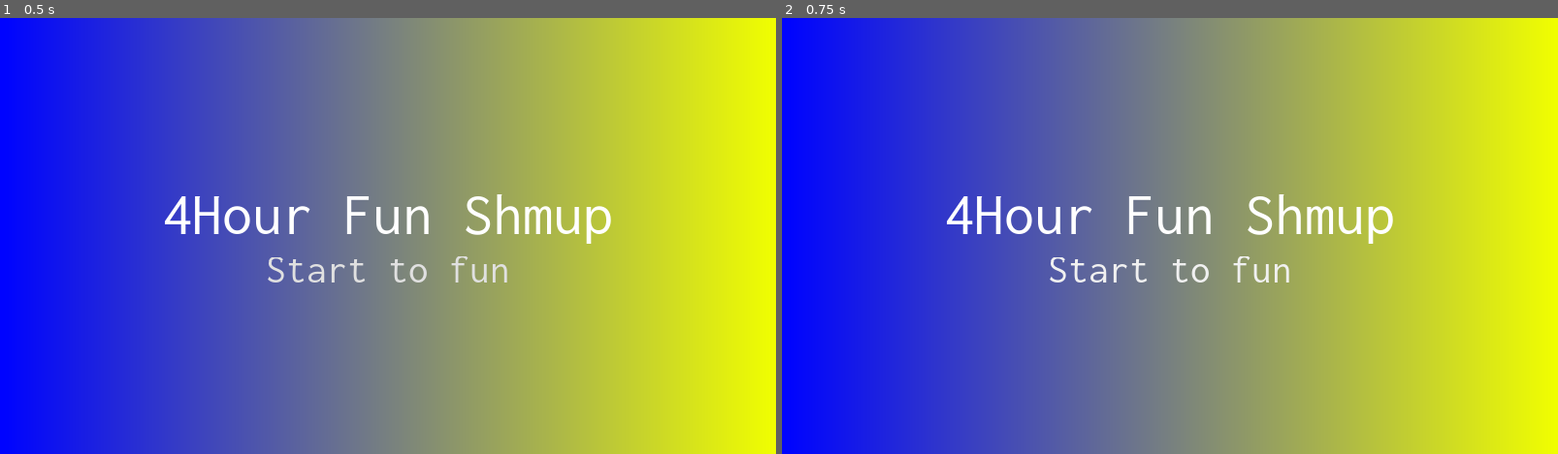
Above: before the commit, frames 1-2 (left to right).
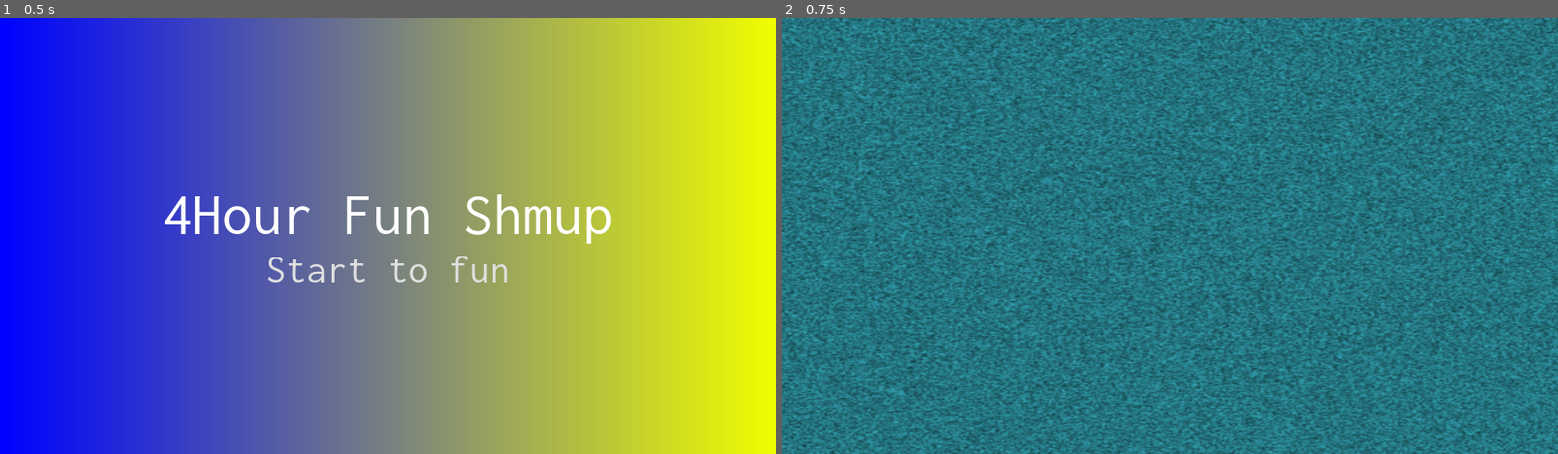
Above: after the commit, the same moments.

Repository: DoubleSept/4HShmup
Game: Godot game, scene res://menus/MainMenu.tscn
Same seed, same stepped clock (60 frames per second), same inputs: the game is played once before the commit and once after it.
Inputs:
- Up to frame 1 (0.5 s): no input
- Up to frame 2 (0.75 s): click "Start to fun" at 0.5 s

Frame 1 is identical in both runs. In frame 2, 100% of the frame differs, in the area x 0-100%, y 0-100%.

Commit message:
Menu start the game

Diff:
--- /dev/null
+++ b/menus/MainMenu.gd
@@ -0,0 +1,8 @@
+extends MarginContainer
+
+func _ready():
+	pass # Replace with function body.
+
+
+func _on_Button_pressed():
+	get_tree().change_scene("res://scene/Game.tscn")
--- a/menus/MainMenu.tscn
+++ b/menus/MainMenu.tscn
@@ -1,7 +1,8 @@
-[gd_scene load_steps=11 format=2]
+[gd_scene load_steps=12 format=2]
 
 [ext_resource path="res://assets/fonts/Inconsolata.ttf" type="DynamicFontData" id=1]
 [ext_resource path="res://assets/fonts/MainFont.tres" type="DynamicFont" id=2]
+[ext_resource path="res://menus/MainMenu.gd" type="Script" id=3]
 
 [sub_resource type="Gradient" id=1]
 offsets = PoolRealArray( 0.00645161, 1 )
@@ -29,13 +30,14 @@
 anchor_bottom = 1.0
 size_flags_horizontal = 3
 size_flags_vertical = 3
+script = ExtResource( 3 )
 __meta__ = {
 "_edit_use_anchors_": false
 }
 
 [node name="TextureRect" type="TextureRect" parent="."]
 margin_right = 1920.0
-margin_bottom = 2544.0
+margin_bottom = 1080.0
 size_flags_horizontal = 3
 size_flags_vertical = 3
 texture = SubResource( 2 )
@@ -43,7 +45,7 @@
 
 [node name="CenterContainer" type="CenterContainer" parent="."]
 margin_right = 1920.0
-margin_bottom = 2544.0
+margin_bottom = 1080.0
 size_flags_horizontal = 3
 size_flags_vertical = 3
 __meta__ = {
@@ -52,9 +54,9 @@
 
 [node name="VBoxContainer" type="VBoxContainer" parent="CenterContainer"]
 margin_left = 397.0
-margin_top = 1138.0
+margin_top = 406.0
 margin_right = 1522.0
-margin_bottom = 1405.0
+margin_bottom = 673.0
 
 [node name="Label" type="Label" parent="CenterContainer/VBoxContainer"]
 margin_right = 1125.0
@@ -80,3 +82,4 @@
 __meta__ = {
 "_edit_use_anchors_": false
 }
+[connection signal="pressed" from="CenterContainer/VBoxContainer/Button" to="." method="_on_Button_pressed"]
